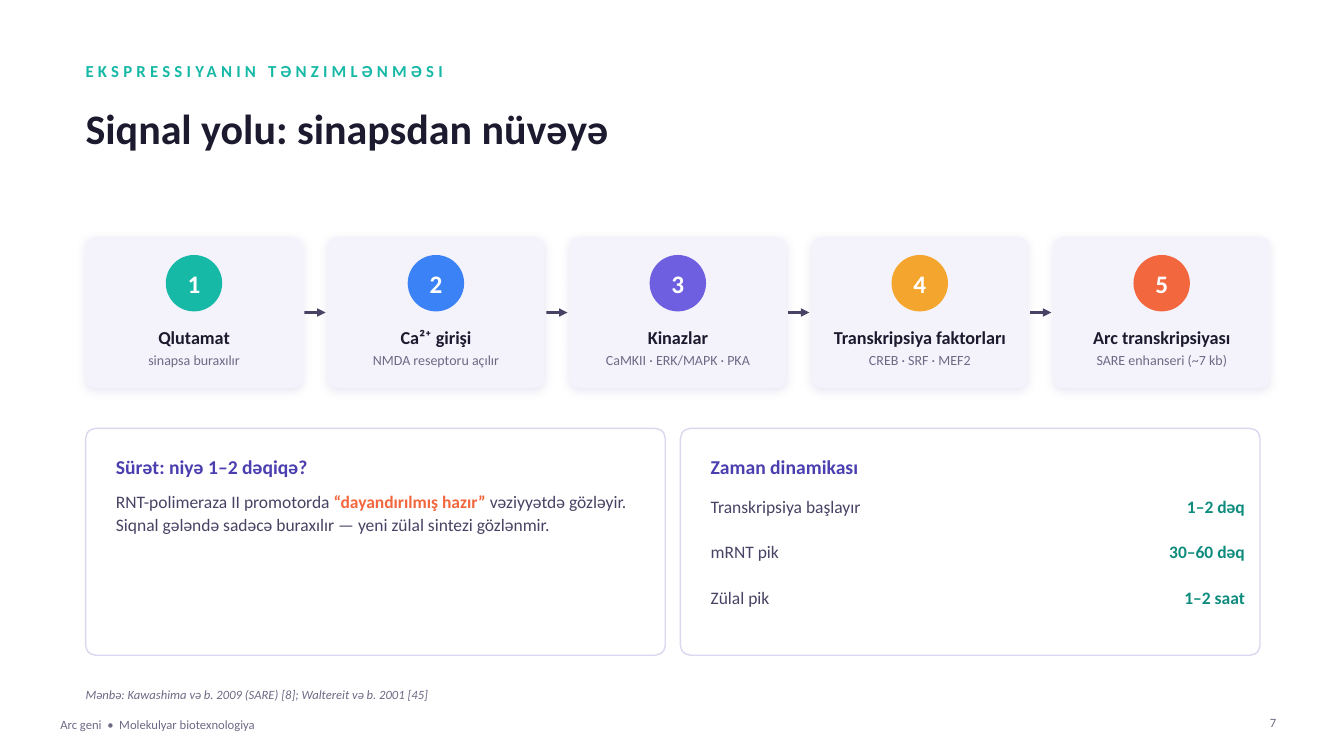
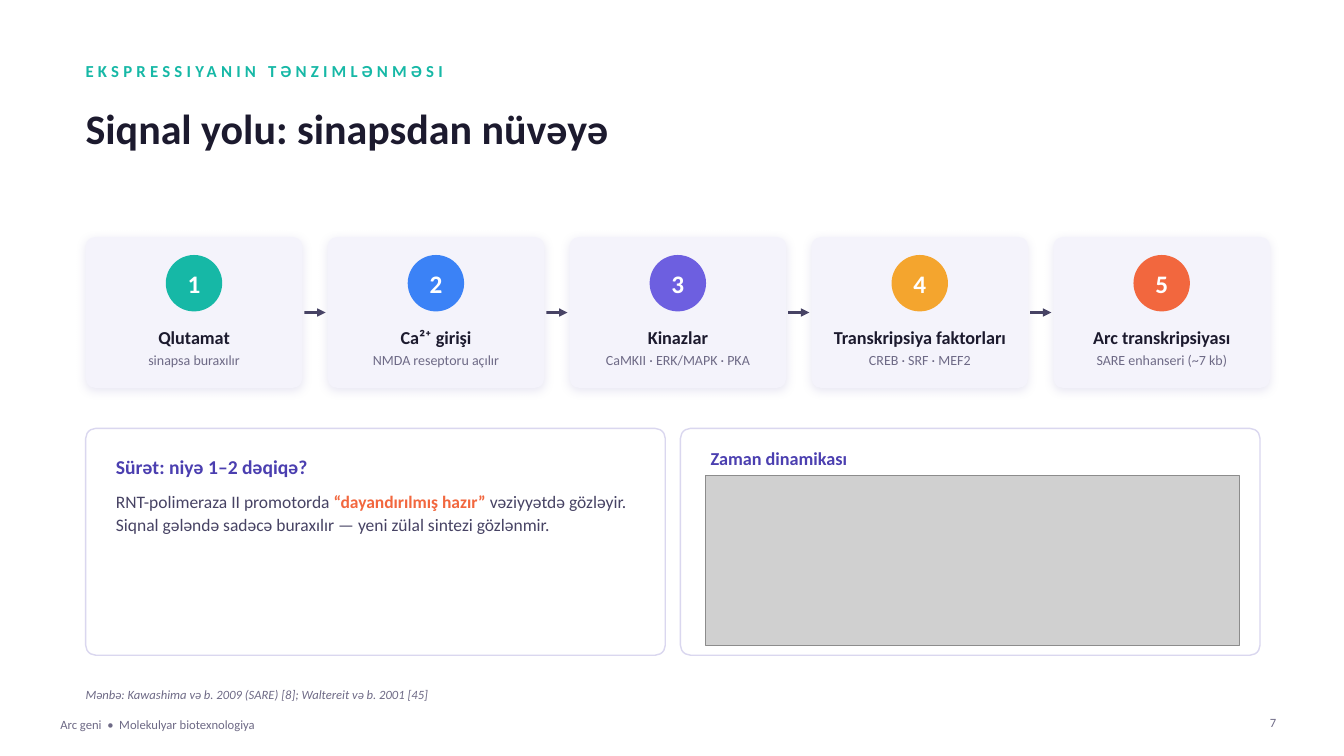
Before and after one commit to Qwrtyqwerty12345/sherlock, a slide deck: slide 7 of Arc_geni_slaydlar.pptx. Drawn at 1344x756 pixels with LibreOffice and Linux fonts; fonts in the diff are those of the drawing; grey boxes stand for pictures. Boxes give left, top, right and bottom in pixels: in the first picture for what was removed or moved away, otherwise in the second. Text is boxed around its words. In the diff, an @@ line names an element or a change of style, - is before the commit and + after.

```diff
--- a/Arc_geni_slaydlar.pptx
+++ b/Arc_geni_slaydlar.pptx
@@ text "Zaman dinamikası" at (711,452,847,465): size 14 to 13 pt @@
@@ picture added at (706,476,1240,645) @@
@@ text removed at (711,501,860,516) @@
-Transkripsiya başlayır
@@ text removed at (1187,500,1245,516) @@
-1–2 dəq
@@ text removed at (711,546,779,561) @@
-mRNT pik
@@ text removed at (1169,545,1245,561) @@
-30–60 dəq
@@ text removed at (711,592,769,607) @@
-Zülal pik
@@ text removed at (1184,592,1245,604) @@
-1–2 saat
```
Also in this commit, not shown: 6 other slides changed.
